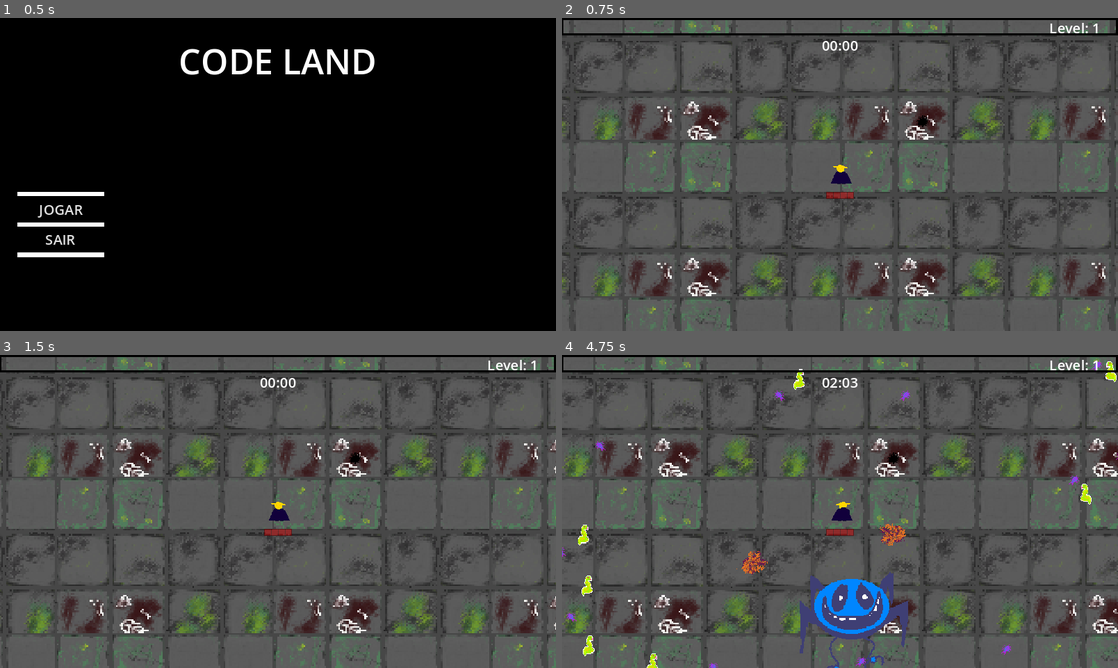
Above: before the commit, frames 1-4 (two rows, left to right).
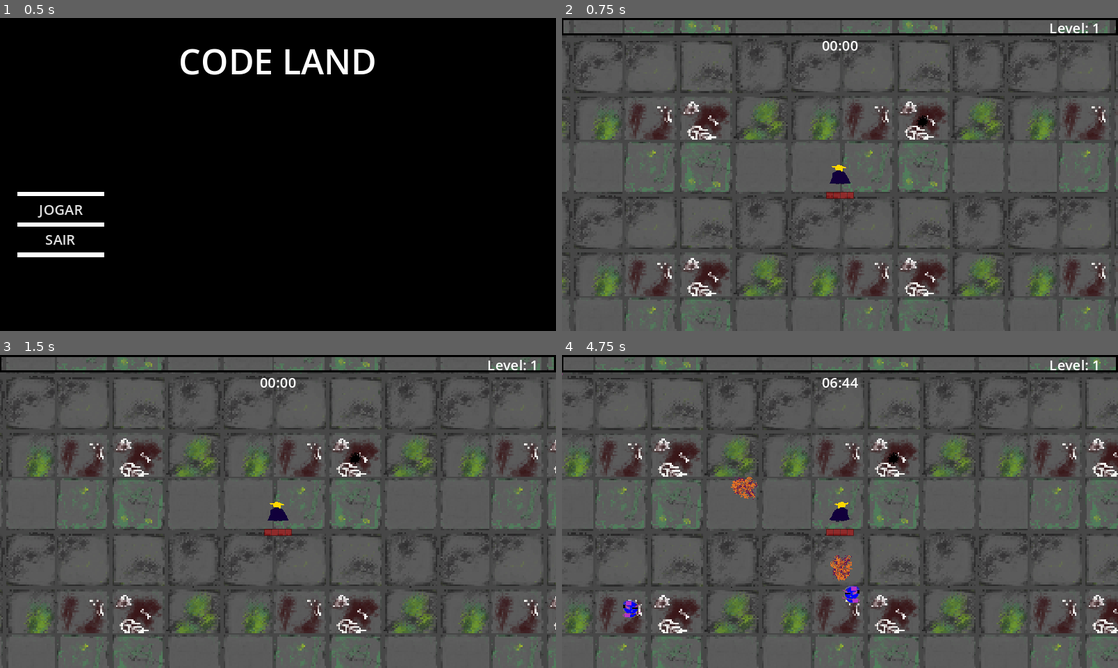
Above: after the commit, the same moments.

Repository: Jujubileuu/Code-Land
Game: Godot game, scene res://MenuScreen/menu.tscn
Two runs of this game, one before a commit and one after it. Both use one fixed random seed, a clock stepped at 60 frames per second and the inputs below. Video files are missing from this copy of the repository; at most half a second of black plays in their place.
Inputs (mouse positions are in pixels of both pictures, inside the frame that each line leads up to):
- Up to frame 1 (0.5 s): no input
- Up to frame 2 (0.75 s): click "JOGAR" at 0.5 s
- Up to frame 3 (1.5 s): tap Enter at 1.25 s; move the mouse to (400, 495) at 1.27 s; hold D (right) from 1.28 s (still down); click (400, 495) at 1.35 s
- Up to frame 4 (4.75 s): move the mouse to (728, 527) at 2.02 s; release D (right) at 2.03 s; hold S (down) 2.03-2.78 s; click (728, 527) at 2.1 s; move the mouse to (895, 442) at 2.77 s; hold D (right) 2.78-3.53 s; click (895, 442) at 2.85 s; move the mouse to (812, 574) at 3.52 s; hold W (up) 3.53-4.28 s; click (812, 574) at 3.6 s; move the mouse to (1006, 558) at 4.27 s; hold A (left) from 4.28 s (still down); click (1006, 558) at 4.35 s

Frame 1 is identical in both runs. In frame 2, less than 0.1% of the frame differs, in the area x 48-53%, y 46-54%; in frame 3, less than 0.1%; in frame 4, 4.7%, in the area x 0-100%, y 1-100%.

Commit message:
Animations

Diff:
--- a/gametest/Jogador/jogador.gd
+++ b/gametest/Jogador/jogador.gd
@@ -8,6 +8,8 @@
 var experience = 0
 var experience_level = 1
 var collected_experience = 0
+
+@onready var anim = $AnimationPlayer
 
 var fireBall = preload("res://Jogador/attacks/fireball.tscn")
 @onready var fireBallTimer = get_node("Attack/FireBallTimer")
@@ -67,8 +69,10 @@
 		sprite.flip_h = true
 	if mov.y > 0:
 		sprite.region_rect = Rect2(512,0,32,31)
+		anim.play("walkFront")
 	elif mov.y < 0:
 		sprite.region_rect = Rect2(0,0,32,31)
+		anim.play("walkBack")
 	velocity = mov.normalized()*movement_speed
 	move_and_slide()
 
--- a/gametest/Jogador/jogador.tscn
+++ b/gametest/Jogador/jogador.tscn
@@ -1,7 +1,7 @@
-[gd_scene load_steps=15 format=3 uid="uid://ctdv4apgops"]
+[gd_scene load_steps=19 format=3 uid="uid://ctdv4apgops"]
 
 [ext_resource type="Script" path="res://Jogador/jogador.gd" id="1_sqf12"]
-[ext_resource type="Texture2D" uid="uid://dqr766v15debp" path="res://Texturas/Player/mainCharacter.png" id="2_kasje"]
+[ext_resource type="Texture2D" uid="uid://46ohgi2wredc" path="res://Texturas/Player/playerSprite.png" id="2_rebg4"]
 [ext_resource type="PackedScene" uid="uid://y8stf5kqtp5c" path="res://Utilidade/hurt_box.tscn" id="3_30451"]
 [ext_resource type="Texture2D" uid="uid://cdvxc4eylrdd" path="res://Texturas/GUI/exp_background - Copia.png" id="4_kdlwp"]
 [ext_resource type="Texture2D" uid="uid://b4ve6ephtpb7b" path="res://Texturas/GUI/exp_progress - Copia.png" id="5_armqj"]
@@ -26,16 +26,73 @@
 [sub_resource type="CircleShape2D" id="CircleShape2D_xns4j"]
 radius = 50.0
 
+[sub_resource type="Animation" id="Animation_sx08q"]
+length = 0.001
+tracks/0/type = "value"
+tracks/0/imported = false
+tracks/0/enabled = true
+tracks/0/path = NodePath("Sprite2D:frame_coords")
+tracks/0/interp = 1
+tracks/0/loop_wrap = true
+tracks/0/keys = {
+"times": PackedFloat32Array(0),
+"transitions": PackedFloat32Array(1),
+"update": 1,
+"values": [Vector2i(0, 0)]
+}
+
+[sub_resource type="Animation" id="Animation_3g7de"]
+resource_name = "walkBack"
+length = 8.0
+step = 0.5
+tracks/0/type = "value"
+tracks/0/imported = false
+tracks/0/enabled = true
+tracks/0/path = NodePath("Sprite2D:frame_coords")
+tracks/0/interp = 1
+tracks/0/loop_wrap = true
+tracks/0/keys = {
+"times": PackedFloat32Array(0, 0.5, 1, 1.5, 2, 2.5, 3, 3.5, 4, 4.5, 5, 5.5, 6, 6.5, 7, 7.5, 8),
+"transitions": PackedFloat32Array(1, 1, 1, 1, 1, 1, 1, 1, 1, 1, 1, 1, 1, 1, 1, 1, 1),
+"update": 1,
+"values": [Vector2i(0, 1), Vector2i(8, 1), Vector2i(1, 1), Vector2i(9, 1), Vector2i(2, 1), Vector2i(10, 1), Vector2i(3, 1), Vector2i(11, 1), Vector2i(4, 1), Vector2i(12, 1), Vector2i(5, 1), Vector2i(13, 1), Vector2i(6, 1), Vector2i(14, 1), Vector2i(7, 1), Vector2i(15, 1), Vector2i(0, 1)]
+}
+
+[sub_resource type="Animation" id="Animation_ujsmy"]
+resource_name = "walkFront"
+length = 8.0
+step = 0.5
+tracks/0/type = "value"
+tracks/0/imported = false
+tracks/0/enabled = true
+tracks/0/path = NodePath("Sprite2D:frame_coords")
+tracks/0/interp = 1
+tracks/0/loop_wrap = true
+tracks/0/keys = {
+"times": PackedFloat32Array(0, 0.5, 1, 1.5, 2, 2.5, 3, 3.5, 4, 4.5, 5, 5.5, 6, 6.5, 7, 7.5, 8),
+"transitions": PackedFloat32Array(1, 1, 1, 1, 1, 1, 1, 1, 1, 1, 1, 1, 1, 1, 1, 1, 1),
+"update": 1,
+"values": [Vector2i(0, 0), Vector2i(8, 0), Vector2i(1, 0), Vector2i(9, 0), Vector2i(2, 0), Vector2i(10, 0), Vector2i(3, 0), Vector2i(11, 0), Vector2i(4, 0), Vector2i(12, 0), Vector2i(5, 0), Vector2i(13, 0), Vector2i(6, 0), Vector2i(14, 0), Vector2i(7, 0), Vector2i(15, 0), Vector2i(0, 0)]
+}
+
+[sub_resource type="AnimationLibrary" id="AnimationLibrary_p8fi8"]
+_data = {
+"RESET": SubResource("Animation_sx08q"),
+"walkBack": SubResource("Animation_ujsmy"),
+"walkFront": SubResource("Animation_3g7de")
+}
+
 [node name="jogador" type="CharacterBody2D" groups=["player"]]
 motion_mode = 1
 script = ExtResource("1_sqf12")
 
 [node name="Sprite2D" type="Sprite2D" parent="."]
-position = Vector2(10, 0)
 scale = Vector2(4, 4)
-texture = ExtResource("2_kasje")
-region_enabled = true
-region_rect = Rect2(512, 0, 32, 31)
+texture = ExtResource("2_rebg4")
+hframes = 16
+vframes = 3
+region_rect = Rect2(512, 0, 32, 32)
+region_filter_clip_enabled = true
 
 [node name="Camera2D" type="Camera2D" parent="."]
 zoom = Vector2(0.2, 0.2)
@@ -129,6 +186,7 @@
 [node name="HealthBarBoss" type="TextureProgressBar" parent="GUILayer/GUI"]
 unique_name_in_owner = true
 self_modulate = Color(1, 1, 1, 0.392157)
+layout_mode = 0
 offset_left = 220.0
 offset_top = 400.0
 offset_right = 252.0
@@ -234,6 +292,11 @@
 offset_right = 208.0
 offset_bottom = 56.0
 columns = 10
+
+[node name="AnimationPlayer" type="AnimationPlayer" parent="."]
+libraries = {
+"": SubResource("AnimationLibrary_p8fi8")
+}
 
 [connection signal="hurt" from="HurtBox" to="." method="_on_hurt_box_hurt"]
 [connection signal="timeout" from="Attack/FireBallTimer" to="." method="_on_fire_ball_timer_timeout"]
--- a/gametest/Utilidade/enemy_spawner.gd
+++ b/gametest/Utilidade/enemy_spawner.gd
@@ -4,7 +4,7 @@
 
 @onready var player = get_tree().get_first_node_in_group("player")
 
-var time = 119
+var time = 400
 
 signal changetime(time)
 signal boss_presence(boss_present: bool)  # New signal to notify boss presence
--- a/gametest/inimigos/boss_css.tscn
+++ b/gametest/inimigos/boss_css.tscn
@@ -15,6 +15,43 @@
 [sub_resource type="RectangleShape2D" id="RectangleShape2D_02v0g"]
 size = Vector2(210, 115)
 
+[sub_resource type="Animation" id="Animation_kw4rw"]
+resource_name = "walk"
+length = 0.5
+tracks/0/type = "value"
+tracks/0/imported = false
+tracks/0/enabled = true
+tracks/0/path = NodePath("Sprite2D:frame")
+tracks/0/interp = 1
+tracks/0/loop_wrap = true
+tracks/0/keys = {
+"times": PackedFloat32Array(0, 0.1, 0.2, 0.3, 0.4, 0.5),
+"transitions": PackedFloat32Array(1, 1, 1, 1, 1, 1),
+"update": 1,
+"values": [0, 1, 2, 3, 4, 0]
+}
+
+[sub_resource type="Animation" id="Animation_aocpk"]
+length = 0.001
+tracks/0/type = "value"
+tracks/0/imported = false
+tracks/0/enabled = true
+tracks/0/path = NodePath("Sprite2D:frame")
+tracks/0/interp = 1
+tracks/0/loop_wrap = true
+tracks/0/keys = {
+"times": PackedFloat32Array(0),
+"transitions": PackedFloat32Array(1),
+"update": 1,
+"values": [0]
+}
+
+[sub_resource type="AnimationLibrary" id="AnimationLibrary_oqov5"]
+_data = {
+"RESET": SubResource("Animation_aocpk"),
+"walk": SubResource("Animation_kw4rw")
+}
+
 [node name="enemy" type="CharacterBody2D" groups=["player"]]
 scale = Vector2(3, 3)
 collision_layer = 16
@@ -30,7 +67,6 @@
 [node name="Sprite2D" type="Sprite2D" parent="."]
 texture = ExtResource("2_1s3tc")
 hframes = 5
-frame = 1
 
 [node name="CollisionShape2D" type="CollisionShape2D" parent="."]
 visible = false
@@ -56,6 +92,11 @@
 position = Vector2(1, -13.5)
 shape = SubResource("RectangleShape2D_02v0g")
 
+[node name="AnimationPlayer" type="AnimationPlayer" parent="."]
+libraries = {
+"": SubResource("AnimationLibrary_oqov5")
+}
+
 [connection signal="hurt" from="HurtBox" to="." method="_on_hurt_box_hurt"]
 
 [editable path="HurtBox"]
--- a/gametest/inimigos/boss_javascript.tscn
+++ b/gametest/inimigos/boss_javascript.tscn
@@ -16,6 +16,43 @@
 [sub_resource type="CapsuleShape2D" id="CapsuleShape2D_eypq5"]
 radius = 115.196
 height = 364.417
+
+[sub_resource type="Animation" id="Animation_pofxc"]
+resource_name = "walk"
+length = 0.6
+tracks/0/type = "value"
+tracks/0/imported = false
+tracks/0/enabled = true
+tracks/0/path = NodePath("Sprite2D:frame")
+tracks/0/interp = 1
+tracks/0/loop_wrap = true
+tracks/0/keys = {
+"times": PackedFloat32Array(0, 0.2, 0.4, 0.6),
+"transitions": PackedFloat32Array(1, 1, 1, 1),
+"update": 1,
+"values": [0, 1, 2, 0]
+}
+
+[sub_resource type="Animation" id="Animation_e8mor"]
+length = 0.001
+tracks/0/type = "value"
+tracks/0/imported = false
+tracks/0/enabled = true
+tracks/0/path = NodePath("Sprite2D:frame")
+tracks/0/interp = 1
+tracks/0/loop_wrap = true
+tracks/0/keys = {
+"times": PackedFloat32Array(0),
+"transitions": PackedFloat32Array(1),
+"update": 1,
+"values": [0]
+}
+
+[sub_resource type="AnimationLibrary" id="AnimationLibrary_4bki2"]
+_data = {
+"RESET": SubResource("Animation_e8mor"),
+"walk": SubResource("Animation_pofxc")
+}
 
 [node name="enemy" type="CharacterBody2D" groups=["player"]]
 scale = Vector2(2, 2)
@@ -61,6 +98,11 @@
 skew = -0.261799
 shape = SubResource("CapsuleShape2D_eypq5")
 
+[node name="AnimationPlayer" type="AnimationPlayer" parent="."]
+libraries = {
+"": SubResource("AnimationLibrary_4bki2")
+}
+
 [connection signal="hurt" from="HurtBox" to="." method="_on_hurt_box_hurt"]
 
 [editable path="HurtBox"]
--- a/gametest/inimigos/enemy.gd
+++ b/gametest/inimigos/enemy.gd
@@ -13,6 +13,7 @@
 @onready var player = get_tree().get_first_node_in_group("player")
 @onready var loot_base = get_tree().get_first_node_in_group("loot")
 @onready var hitBox = $HitBox
+@onready var anim = $AnimationPlayer
 @onready var critic = get_node("res://Jogador/jogador.tscn")
 
 var death_anim = preload("res://inimigos/explosion.tscn")
@@ -31,6 +32,7 @@
 	velocity = direction * movement_speed
 	velocity += knockback
 	move_and_slide()
+	anim.play("walk")
 
 	if direction.x > 0:
 		sprite.flip_h = true
--- a/gametest/inimigos/enemy_besouro.tscn
+++ b/gametest/inimigos/enemy_besouro.tscn
@@ -16,6 +16,43 @@
 [sub_resource type="CapsuleShape2D" id="CapsuleShape2D_eypq5"]
 radius = 20.0
 height = 67.5482
+
+[sub_resource type="Animation" id="Animation_sha2g"]
+length = 0.001
+tracks/0/type = "value"
+tracks/0/imported = false
+tracks/0/enabled = true
+tracks/0/path = NodePath("Sprite2D:frame")
+tracks/0/interp = 1
+tracks/0/loop_wrap = true
+tracks/0/keys = {
+"times": PackedFloat32Array(0),
+"transitions": PackedFloat32Array(1),
+"update": 1,
+"values": [0]
+}
+
+[sub_resource type="Animation" id="Animation_5u31f"]
+resource_name = "walk"
+length = 0.6
+tracks/0/type = "value"
+tracks/0/imported = false
+tracks/0/enabled = true
+tracks/0/path = NodePath("Sprite2D:frame")
+tracks/0/interp = 1
+tracks/0/loop_wrap = true
+tracks/0/keys = {
+"times": PackedFloat32Array(0, 0.2, 0.4, 0.6),
+"transitions": PackedFloat32Array(1, 1, 1, 1),
+"update": 1,
+"values": [0, 1, 2, 0]
+}
+
+[sub_resource type="AnimationLibrary" id="AnimationLibrary_nefba"]
+_data = {
+"RESET": SubResource("Animation_sha2g"),
+"walk": SubResource("Animation_5u31f")
+}
 
 [node name="enemy" type="CharacterBody2D" groups=["player"]]
 collision_layer = 5
@@ -56,6 +93,11 @@
 skew = 0.593412
 shape = SubResource("CapsuleShape2D_eypq5")
 
+[node name="AnimationPlayer" type="AnimationPlayer" parent="."]
+libraries = {
+"": SubResource("AnimationLibrary_nefba")
+}
+
 [connection signal="hurt" from="HurtBox" to="." method="_on_hurt_box_hurt"]
 
 [editable path="HurtBox"]
--- a/gametest/inimigos/enemy_caramujo.tscn
+++ b/gametest/inimigos/enemy_caramujo.tscn
@@ -14,6 +14,43 @@
 
 [sub_resource type="RectangleShape2D" id="RectangleShape2D_x80vp"]
 size = Vector2(43, 68)
+
+[sub_resource type="Animation" id="Animation_ert8t"]
+resource_name = "walk"
+length = 0.6
+tracks/0/type = "value"
+tracks/0/imported = false
+tracks/0/enabled = true
+tracks/0/path = NodePath("Sprite2D:frame")
+tracks/0/interp = 1
+tracks/0/loop_wrap = true
+tracks/0/keys = {
+"times": PackedFloat32Array(0, 0.2, 0.4, 0.6),
+"transitions": PackedFloat32Array(1, 1, 1, 1),
+"update": 1,
+"values": [0, 1, 2, 0]
+}
+
+[sub_resource type="Animation" id="Animation_5wqnu"]
+length = 0.001
+tracks/0/type = "value"
+tracks/0/imported = false
+tracks/0/enabled = true
+tracks/0/path = NodePath("Sprite2D:frame")
+tracks/0/interp = 1
+tracks/0/loop_wrap = true
+tracks/0/keys = {
+"times": PackedFloat32Array(0),
+"transitions": PackedFloat32Array(1),
+"update": 1,
+"values": [0]
+}
+
+[sub_resource type="AnimationLibrary" id="AnimationLibrary_picbf"]
+_data = {
+"RESET": SubResource("Animation_5wqnu"),
+"walk": SubResource("Animation_ert8t")
+}
 
 [node name="enemy" type="CharacterBody2D" groups=["player"]]
 scale = Vector2(1.5, 1.5)
@@ -55,6 +92,11 @@
 position = Vector2(-5, 2)
 shape = SubResource("RectangleShape2D_x80vp")
 
+[node name="AnimationPlayer" type="AnimationPlayer" parent="."]
+libraries = {
+"": SubResource("AnimationLibrary_picbf")
+}
+
 [connection signal="hurt" from="HurtBox" to="." method="_on_hurt_box_hurt"]
 
 [editable path="HurtBox"]
--- a/gametest/inimigos/enemy_caveira.tscn
+++ b/gametest/inimigos/enemy_caveira.tscn
@@ -14,6 +14,43 @@
 
 [sub_resource type="RectangleShape2D" id="RectangleShape2D_x80vp"]
 size = Vector2(45, 54)
+
+[sub_resource type="Animation" id="Animation_ghvsd"]
+resource_name = "walk"
+length = 0.6
+tracks/0/type = "value"
+tracks/0/imported = false
+tracks/0/enabled = true
+tracks/0/path = NodePath("Sprite2D:frame")
+tracks/0/interp = 1
+tracks/0/loop_wrap = true
+tracks/0/keys = {
+"times": PackedFloat32Array(0, 0.2, 0.4, 0.6),
+"transitions": PackedFloat32Array(1, 1, 1, 1),
+"update": 1,
+"values": [0, 1, 2, 0]
+}
+
+[sub_resource type="Animation" id="Animation_5kr2a"]
+length = 0.001
+tracks/0/type = "value"
+tracks/0/imported = false
+tracks/0/enabled = true
+tracks/0/path = NodePath("Sprite2D:frame")
+tracks/0/interp = 1
+tracks/0/loop_wrap = true
+tracks/0/keys = {
+"times": PackedFloat32Array(0),
+"transitions": PackedFloat32Array(1),
+"update": 1,
+"values": [0]
+}
+
+[sub_resource type="AnimationLibrary" id="AnimationLibrary_udspj"]
+_data = {
+"RESET": SubResource("Animation_5kr2a"),
+"walk": SubResource("Animation_ghvsd")
+}
 
 [node name="enemy" type="CharacterBody2D" groups=["player"]]
 scale = Vector2(2, 2)
@@ -55,6 +92,11 @@
 position = Vector2(-0.5, -3)
 shape = SubResource("RectangleShape2D_x80vp")
 
+[node name="AnimationPlayer" type="AnimationPlayer" parent="."]
+libraries = {
+"": SubResource("AnimationLibrary_udspj")
+}
+
 [connection signal="hurt" from="HurtBox" to="." method="_on_hurt_box_hurt"]
 
 [editable path="HurtBox"]
--- a/gametest/inimigos/enemy_cobra.tscn
+++ b/gametest/inimigos/enemy_cobra.tscn
@@ -14,6 +14,43 @@
 
 [sub_resource type="RectangleShape2D" id="RectangleShape2D_x80vp"]
 size = Vector2(63.75, 104)
+
+[sub_resource type="Animation" id="Animation_1o841"]
+length = 0.001
+tracks/0/type = "value"
+tracks/0/imported = false
+tracks/0/enabled = true
+tracks/0/path = NodePath("Sprite2D:frame")
+tracks/0/interp = 1
+tracks/0/loop_wrap = true
+tracks/0/keys = {
+"times": PackedFloat32Array(0),
+"transitions": PackedFloat32Array(1),
+"update": 1,
+"values": [0]
+}
+
+[sub_resource type="Animation" id="Animation_closc"]
+resource_name = "walk"
+length = 0.6
+tracks/0/type = "value"
+tracks/0/imported = false
+tracks/0/enabled = true
+tracks/0/path = NodePath("Sprite2D:frame")
+tracks/0/interp = 1
+tracks/0/loop_wrap = true
+tracks/0/keys = {
+"times": PackedFloat32Array(0, 0.2, 0.4, 0.6),
+"transitions": PackedFloat32Array(1, 1, 1, 1),
+"update": 1,
+"values": [0, 1, 2, 0]
+}
+
+[sub_resource type="AnimationLibrary" id="AnimationLibrary_os27p"]
+_data = {
+"RESET": SubResource("Animation_1o841"),
+"walk": SubResource("Animation_closc")
+}
 
 [node name="enemy" type="CharacterBody2D" groups=["player"]]
 collision_layer = 5
@@ -49,6 +86,11 @@
 position = Vector2(16.125, -4)
 shape = SubResource("RectangleShape2D_x80vp")
 
+[node name="AnimationPlayer" type="AnimationPlayer" parent="."]
+libraries = {
+"": SubResource("AnimationLibrary_os27p")
+}
+
 [connection signal="hurt" from="HurtBox" to="." method="_on_hurt_box_hurt"]
 
 [editable path="HurtBox"]
--- a/gametest/inimigos/enemy_fumaca.tscn
+++ b/gametest/inimigos/enemy_fumaca.tscn
@@ -14,6 +14,43 @@
 
 [sub_resource type="RectangleShape2D" id="RectangleShape2D_x80vp"]
 size = Vector2(105, 100)
+
+[sub_resource type="Animation" id="Animation_oi0y5"]
+resource_name = "walk"
+length = 0.6
+tracks/0/type = "value"
+tracks/0/imported = false
+tracks/0/enabled = true
+tracks/0/path = NodePath("Sprite2D:frame")
+tracks/0/interp = 1
+tracks/0/loop_wrap = true
+tracks/0/keys = {
+"times": PackedFloat32Array(0, 0.2, 0.4, 0.6),
+"transitions": PackedFloat32Array(1, 1, 1, 1),
+"update": 1,
+"values": [0, 1, 2, 0]
+}
+
+[sub_resource type="Animation" id="Animation_qyylj"]
+length = 0.001
+tracks/0/type = "value"
+tracks/0/imported = false
+tracks/0/enabled = true
+tracks/0/path = NodePath("Sprite2D:frame")
+tracks/0/interp = 1
+tracks/0/loop_wrap = true
+tracks/0/keys = {
+"times": PackedFloat32Array(0),
+"transitions": PackedFloat32Array(1),
+"update": 1,
+"values": [0]
+}
+
+[sub_resource type="AnimationLibrary" id="AnimationLibrary_msifx"]
+_data = {
+"RESET": SubResource("Animation_qyylj"),
+"walk": SubResource("Animation_oi0y5")
+}
 
 [node name="enemy" type="CharacterBody2D" groups=["player"]]
 scale = Vector2(2, 2)
@@ -55,6 +92,11 @@
 position = Vector2(-2.5, -6)
 shape = SubResource("RectangleShape2D_x80vp")
 
+[node name="AnimationPlayer" type="AnimationPlayer" parent="."]
+libraries = {
+"": SubResource("AnimationLibrary_msifx")
+}
+
 [connection signal="hurt" from="HurtBox" to="." method="_on_hurt_box_hurt"]
 
 [editable path="HurtBox"]
Binary file added: gametest/Texturas/Player/playerSprite.png
Not shown, added: gametest/Texturas/Player/playerSprite.png.import
Not shown: 1 places in gametest/inimigos/boss_css.tscn that only renumber resources
Not shown: 1 places in gametest/inimigos/boss_javascript.tscn that only renumber resources
Not shown: 1 places in gametest/inimigos/enemy_besouro.tscn that only renumber resources
Not shown: 1 places in gametest/inimigos/enemy_caramujo.tscn that only renumber resources
Not shown: 1 places in gametest/inimigos/enemy_caveira.tscn that only renumber resources
Not shown: 1 places in gametest/inimigos/enemy_cobra.tscn that only renumber resources
Not shown: 1 places in gametest/inimigos/enemy_fumaca.tscn that only renumber resources
